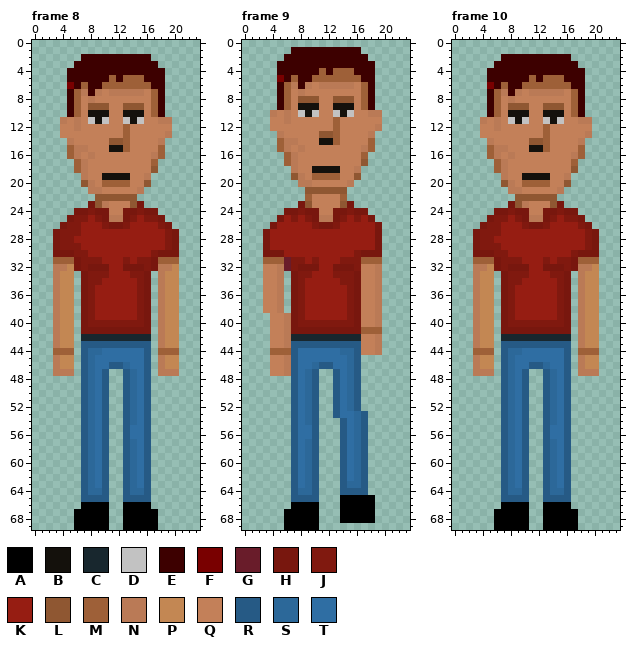
One commit to this pixel-art file: game/assets_sources/worker/worker.ase. The first picture shows the starting point.
24x70 pixels, 24 frames. Shown: frame 8, frame 9, frame 10. The commit also changed other frames, which this record leaves out.
Palette (. is transparent): A #000000  B #14110c  C #18272e  D #c2c2c2  E #3d0000  F #790000  G #691c2a  H #78170e  J #80190f  K #961d12  L #8f5732  M #9e6038  N #ba7a56  P #c38753  Q #c38059  R #265a85  S #2c6899  T #2f6ea3
Pixels before, frame 8, first column x 3:
 2 ....EEEEEEEEEE....
 3 ...EEEEEEEEEEEE...
 4 ..EEEEEEEEEEEEEE..
 5 ..EEEEEEMEMMMEEE..
 6 ..FEMEEMMMMMMMEE..
 7 ..EMNENQNNNNNQME..
 8 ..EMQNQQQQQQQQME..
 9 ..EMQLLLQQLLLQME..
10 ..EMQBBBQQBBBQME..
11 .NQNQDBDQQDBDQQNN.
12 .QQNQQQQQQMQQQQQQ.
13 .QQQQQQQQQMQQQQQN.
14 ..NQQQQQLLMQQQQN..
15 ..MNNQQQBBMQQQQM..
16 ..MNQNQQQQQQQQNM..
17 ...MNQQQQQQQQQM...
18 ...MNQQQQQQQQQL...
19 ....NQQBBBBQQN....
20 ....LNQMMMMQQL....
21 .....NNQQQQQN.....
22 ......LLLLLL......
23 .....HLNQQQLH.....
24 ...HHJHHQQHHJHH...
25 ..HJJKJHNNHJKJJH..
26 .HJJKKKJHHJKKKKJH.
27 HJJJKKKKKKKKKKKKJH
28 HJJKKKKKKKKKKKKKJH
29 HJJJKKKKKKKKKKKKJH
30 HHHJJKKKKKKKKKJHHH
31 MMMHJJJKKKJKJJHMMM
32 NNPHJHHHKKHHHJHNNP
33 NPP.HJJJKKKJJH.NPP
34 NPP.HJJKKKKKJH.NPP
35 NPP.HJKKKKKKJH.NPP
36 NPP.HJKKKKKKJH.NPP
37 NPP.HJKKKKKKJH.NPP
38 NPP.HJKKKKKKJH.NPP
39 NPP.HJKKKKKKJH.NPP
40 NPP.HJJJJJJJJH.NPP
41 NPP.HHHHHHHHHH.NPP
42 NPP.CCCCCCCCCC.NPP
43 NPP.RRRRRRRRRR.NPP
44 MMM.RSSTTTTTTR.MMM
45 NPP.RSTTTTTTTR.NPP
46 NPP.RSTTRRSTTR.NPP
47 NNN.RSTR..RSTR.NNN
48 ....RSTR..RSTR....
49 ....RSTR..RSTR....
50 ....RSTR..RSTR....
51 ....RSTR..RSTR....
52 ....RSTR..RSTR....
53 ....RSTR..RSTR....
54 ....RSTR..RSTR....
55 ....RSTR..RTTR....
56 ....RSTR..RTTR....
57 ....RSTR..RSTR....
58 ....RSTR..RSTR....
59 ....RSTR..RSTR....
60 ....RSTR..RSTR....
61 ....RSTR..RSTR....
62 ....RSTR..RSTR....
63 ....RSTR..RSTR....
64 ....RSSR..RSSR....
65 ....RRRR..RRRR....
66 ....AAAA..AAAA....
67 ...AAAAA..AAAAA...
68 ...AAAAA..AAAAA...
69 ...AAAAA..AAAAA...
Pixels before, frame 9, first column x 3:
 1 ....EEEEEEEEEE...
 2 ...EEEEEEEEEEEE..
 3 ..EEEEEEEEEEEEEE.
 4 ..EEEEEEMEMMMEEE.
 5 ..FEMEEMMMMMMMEE.
 6 ..EMNENQNNNNNQME.
 7 ..EMQNQQQQQQQQME.
 8 ..EMQLLLQQLLLQME.
 9 ..EMQBBBQQBBBQME.
10 .NQNQDBDQQDBDQQNN
11 .QQNQQQQQQMQQQQQQ
12 .QQQQQQQQQMQQQQQN
13 ..NQQQQQLLMQQQQN.
14 ..MNNQQQBBMQQQQM.
15 ..MNQNQQQQQQQQNM.
16 ...MNQQQQQQQQQM..
17 ...MNQQQQQQQQQL..
18 ....NQQBBBBQQN...
19 ....LNQMMMMQQL...
20 .....NNQQQQQN....
21 ......LLLLLL.....
22 ......MQQQQM.....
23 .....HLQQQQLH....
24 ...HHJHHQQHHJHH..
25 ..HKJKJHNNHJKJKH.
26 .HKKKKKJHHJKKKKKH
27 HKKKKKKKKKKKKKKKH
28 HKKKKKKKKKKKKKKKH
29 HKKKKKKKKKKKKKKKH
30 HHHKKKKKKKKKKJHHH
31 MMMGJJKJKKKJJJMMM
32 QQNGJHHHKKHHHJQQN
33 QQN.HJJKKKJJJHQQN
34 QQN.HJKKKKKJJHQQN
35 QQN.HJKKKKKKJHQQN
36 QQN.HJKKKKKKJHQQN
37 QQN.HJKKKKKKJHQQN
38 QQN.HJKKKKKKJHQQN
39 .QQNHJKKKKKKJHQQN
40 .QQNHJJJJJJJJHQQN
41 .QQNHHHHHHHHHHMMM
42 .QQNCCCCCCCCCCQQN
43 .QQNRRRRRRRRRRQQN
44 .MMMRTTTTTTSSRQQN
45 .QQNRTTTTTTTSR...
46 .QQNRTTSRRTTSR...
47 .QQNRTSR..RTSR...
48 ....RTSR..RTSR...
49 ....RTSR..RTSR...
50 ....RTSR..RTSR...
51 ....RTSR..RTSR...
52 ....RTSR..RTSR...
53 ....RTSR..RTTSR..
54 ....RTSR...RTSR..
55 ....RTTR...RTSR..
56 ....RTTR...RTSR..
57 ....RTSR...RTSR..
58 ....RTSR...RTSR..
59 ....RTSR...RTSR..
60 ....RTSR...RTSR..
61 ....RTSR...RTSR..
62 ....RTSR...RTSR..
63 ....RTSR...RSSR..
64 ....RSSR...RRRR..
65 ....RRRR...AAAAA.
66 ....AAAA...AAAAA.
67 ...AAAAA...AAAAA.
68 ...AAAAA...AAAAA.
69 ...AAAAA.........
Pixels before, frame 10, first column x 3:
 2 ....EEEEEEEEEE....
 3 ...EEEEEEEEEEEE...
 4 ..EEEEEEEEEEEEEE..
 5 ..EEEEEEMEMMMEEE..
 6 ..FEMEEMMMMMMMEE..
 7 ..EMNENQNNNNNQME..
 8 ..EMQNQQQQQQQQME..
 9 ..EMQLLLQQLLLQME..
10 ..EMQBBBQQBBBQME..
11 .NQNQDBDQQDBDQQNN.
12 .QQNQQQQQQMQQQQQQ.
13 .QQQQQQQQQMQQQQQN.
14 ..NQQQQQLLMQQQQN..
15 ..MNNQQQBBMQQQQM..
16 ..MNQNQQQQQQQQNM..
17 ...MNQQQQQQQQQM...
18 ...MNQQQQQQQQQL...
19 ....NQQBBBBQQN....
20 ....LNQMMMMQQL....
21 .....NNQQQQQN.....
22 ......LLLLLL......
23 .....HLNQQQLH.....
24 ...HHJHHQQHHJHH...
25 ..HJJKJHNNHJKJJH..
26 .HJJKKKJHHJKKKKJH.
27 HJJJKKKKKKKKKKKKJH
28 HJJKKKKKKKKKKKKKJH
29 HJJJKKKKKKKKKKKKJH
30 HHHJJKKKKKKKKKJHHH
31 MMMHJJJKKKJKJJHMMM
32 NNPHJHHHKKHHHJHNNP
33 NPP.HJJJKKKJJH.NPP
34 NPP.HJJKKKKKJH.NPP
35 NPP.HJKKKKKKJH.NPP
36 NPP.HJKKKKKKJH.NPP
37 NPP.HJKKKKKKJH.NPP
38 NPP.HJKKKKKKJH.NPP
39 NPP.HJKKKKKKJH.NPP
40 NPP.HJJJJJJJJH.NPP
41 NPP.HHHHHHHHHH.NPP
42 NPP.CCCCCCCCCC.NPP
43 NPP.RRRRRRRRRR.NPP
44 MMM.RSSTTTTTTR.MMM
45 NPP.RSTTTTTTTR.NPP
46 NPP.RSTTRRSTTR.NPP
47 NNN.RSTR..RSTR.NNN
48 ....RSTR..RSTR....
49 ....RSTR..RSTR....
50 ....RSTR..RSTR....
51 ....RSTR..RSTR....
52 ....RSTR..RSTR....
53 ....RSTR..RSTR....
54 ....RSTR..RSTR....
55 ....RSTR..RTTR....
56 ....RSTR..RTTR....
57 ....RSTR..RSTR....
58 ....RSTR..RSTR....
59 ....RSTR..RSTR....
60 ....RSTR..RSTR....
61 ....RSTR..RSTR....
62 ....RSTR..RSTR....
63 ....RSTR..RSTR....
64 ....RSSR..RSSR....
65 ....RRRR..RRRR....
66 ....AAAA..AAAA....
67 ...AAAAA..AAAAA...
68 ...AAAAA..AAAAA...
69 ...AAAAA..AAAAA...
The same view after the edit:
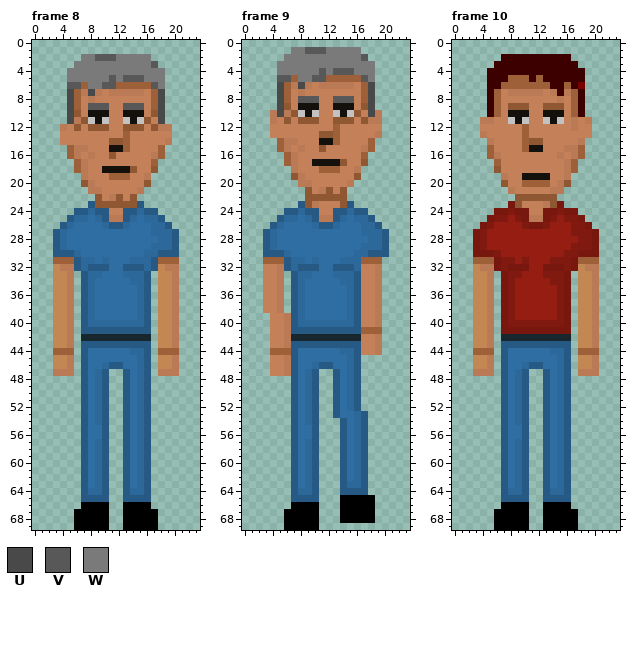
Colours new in this view: U #494949  V #585858  W #7a7a7a
Change:
Frame 8:
y 2: x 7..16 EEEEEEEEEE -> WWVVVWWWWW
y 3: x 6..17 EEEEEEEEEEEE -> WWWWWWWWWWWV
y 4: x 5..18 EEEEEEEEEEEEEE -> WWWWWWWWWWWWWW
y 5: x 5..18 EEEEEEMEMMMEEE -> WWWWWWVWVVVWWW
y 6: x 5..6 FE -> VV; x 8..11 EEMM -> WWVV; x 17..18 EE -> VW
y 7: x 5 E -> U; x 8 E -> U; x 18 E -> U
y 8: x 5 E -> U; x 18 E -> U
y 9: x 5 E -> U; x 8..10 LLL -> VVV; x 13..15 LLL -> VVV; x 18 E -> U
y 10: x 5..6 EM -> UL; x 17..18 ME -> LU
y 11: x 4..5 NQ -> .U; x 7 Q -> L; x 16 Q -> L; x 18..19 NN -> U.
y 12: x 4 Q -> N; x 6 N -> L; x 8..10 QQQ -> LLL; x 13..15 MQQ -> LLL; x 17..19 QQQ -> LNN
y 13: x 19 N -> Q
y 14: x 4..5 .N -> QQ; x 18..19 N. -> QN
y 16: x 11 Q -> L
y 18: x 10..14 QQQQQ -> BBBBL
y 19: x 10..13 BBBB -> QMMM
y 20: x 10..13 MMMM -> QQQQ
y 22: x 10..11 LL -> QN; x 13 L -> Q
y 23: x 8 H -> R; x 10..13 NQQQ -> LLLL; x 15 H -> R
y 24: x 6..10 HHJHH -> RRSRR; x 13..17 HHJHH -> RRSRR
y 25: x 5..10 HJJKJH -> RSSTSR; x 13..18 HJKJJH -> RSTSSR
y 26: x 4..19 HJJKKKJHHJKKKKJH -> RSTTTTSRRSTTTSSR
y 27: x 3..20 HJJJKKKKKKKKKKKKJH -> RSTTTTTTTTTTTTSSSR
y 28: x 3..20 HJJKKKKKKKKKKKKKJH -> RSTTTTTTTTTTTTTSSR
y 29: x 3..20 HJJJKKKKKKKKKKKKJH -> RSTTTTTTTTTTTTSSSR
y 30: x 3..20 HHHJJKKKKKKKKKJHHH -> RRRSTTTTTTTTTSSRRR
y 31: x 6..17 HJJJKKKJKJJH -> RSSTSTTTSSSR
y 32: x 3 N -> P; x 5..18 PHJHHHKKHHHJHN -> NRSRRRTTRRRSRP; x 20 P -> N
y 33: x 3 N -> P; x 5 P -> N; x 7..16 HJJJKKKJJH -> RSSTTTSSSR; x 18 N -> P; x 20 P -> N
y 34: x 3 N -> P; x 5 P -> N; x 7..16 HJJKKKKKJH -> RSTTTTTSSR; x 18 N -> P; x 20 P -> N
y 35..39: x 3 N -> P; x 5 P -> N; x 7..16 HJKKKKKKJH -> RSTTTTTTSR; x 18 N -> P; x 20 P -> N
y 40: x 3 N -> P; x 5 P -> N; x 7..16 HJJJJJJJJH -> RSSSSSSSSR; x 18 N -> P; x 20 P -> N
y 41: x 3 N -> P; x 5 P -> N; x 7..16 HHHHHHHHHH -> RRRRRRRRRR; x 18 N -> P; x 20 P -> N
y 42..43: x 3 N -> P; x 5 P -> N; x 18 N -> P; x 20 P -> N
y 44: x 8..9 SS -> TT; x 14..15 TT -> SS
y 45: x 3 N -> P; x 5 P -> N; x 8 S -> T; x 15 T -> S; x 18 N -> P; x 20 P -> N
y 46: x 3 N -> P; x 5 P -> N; x 8 S -> T; x 10 T -> S; x 13 S -> T; x 15 T -> S; x 18 N -> P; x 20 P -> N
y 47..54: x 8..9 ST -> TS; x 14..15 ST -> TS
y 55..56: x 8 S -> T; x 15 T -> S
y 57..63: x 8..9 ST -> TS; x 14..15 ST -> TS
Frame 9:
y 1: x 7..16 EEEEEEEEEE -> WWVVVWWWWW
y 2: x 6..17 EEEEEEEEEEEE -> WWWWWWWWWWWV
y 3: x 5..18 EEEEEEEEEEEEEE -> WWWWWWWWWWWWWW
y 4: x 5..18 EEEEEEMEMMMEEE -> WWWWWWVWVVVWWW
y 5: x 5..6 FE -> VV; x 8..11 EEMM -> WWVV; x 17..18 EE -> VW
y 6: x 5 E -> U; x 8 E -> U; x 18 E -> U
y 7: x 5 E -> U; x 18 E -> U
y 8: x 5 E -> U; x 8..10 LLL -> VVV; x 13..15 LLL -> VVV; x 18 E -> U
y 9: x 5..6 EM -> UL; x 17..18 ME -> LU
y 10: x 5 Q -> U; x 7 Q -> L; x 16 Q -> L; x 18 N -> U
y 11: x 4 Q -> N; x 6 N -> L; x 8..10 QQQ -> LLL; x 13..15 MQQ -> LLL; x 17..19 QQQ -> LNN
y 12: x 19 N -> Q
y 13: x 4..5 .N -> QQ; x 18..19 N. -> QN
y 15: x 11 Q -> L
y 17: x 10..14 QQQQQ -> BBBBL
y 18: x 10..13 BBBB -> QMMM
y 19: x 10..13 MMMM -> QQQQ
y 21: x 10..11 LL -> QN; x 13 L -> Q
y 22: x 9..14 MQQQQM -> LLLLLL
y 23: x 8 H -> R; x 10 Q -> N; x 15 H -> R
y 24: x 6..10 HHJHH -> RRSRR; x 13..17 HHJHH -> RRSRR
y 25: x 5..10 HKJKJH -> RSSTSR; x 13..18 HJKJKH -> RSTSSR
y 26: x 4..19 HKKKKKJHHJKKKKKH -> RSTTTTSRRSTTTSSR
y 27: x 3..20 HKKKKKKKKKKKKKKKH. -> RSTTTTTTTTTTTTSSSR
y 28: x 3..20 HKKKKKKKKKKKKKKKH. -> RSTTTTTTTTTTTTTSSR
y 29: x 3..20 HKKKKKKKKKKKKKKKH. -> RSTTTTTTTTTTTTSSSR
y 30: x 3..20 HHHKKKKKKKKKKJHHH. -> RRRSTTTTTTTTTSSRRR
y 31: x 6..16 GJJKJKKKJJJ -> RSSTSTTTSSS
y 32: x 6..16 GJHHHKKHHHJ -> RSRRRTTRRRS
y 33: x 7..16 HJJKKKJJJH -> RSSTTTSSSR
y 34: x 7..16 HJKKKKKJJH -> RSTTTTTSSR
y 35..39: x 7..16 HJKKKKKKJH -> RSTTTTTTSR
y 40: x 7..16 HJJJJJJJJH -> RSSSSSSSSR
y 41: x 7..16 HHHHHHHHHH -> RRRRRRRRRR
Frame 10:
y 5: x 8..15 EEEMEMMM -> MMMEMEEE
y 6: x 5 F -> E; x 8..9 EE -> MM; x 14..15 MM -> EE; x 18 E -> F
y 7: x 7..8 NE -> QN; x 10 Q -> N; x 13 N -> Q; x 15..16 NQ -> EN
y 8: x 8 N -> Q; x 15 Q -> N
y 11: x 5..6 QN -> NQ; x 17..18 QN -> NQ
y 12: x 6 N -> Q; x 10 Q -> M; x 13 M -> Q; x 17 Q -> N
y 13: x 4 Q -> N; x 10 Q -> M; x 13 M -> Q; x 19 N -> Q
y 14: x 10 Q -> M; x 13 M -> Q
y 15: x 6..7 NN -> QQ; x 10 Q -> M; x 13 M -> Q; x 16..17 QQ -> NN
y 16: x 8 N -> Q; x 15 Q -> N
y 17: x 7 N -> Q; x 16 Q -> N
y 18: x 6..7 MN -> LQ; x 16..17 QL -> NM
y 20: x 8 N -> Q; x 15 Q -> N
y 21: x 9 N -> Q; x 14 Q -> N
y 23: x 10 N -> Q; x 13 Q -> N
y 26: x 6 J -> K; x 17 K -> J
y 27: x 5..6 JJ -> KK; x 17..18 KK -> JJ
y 28: x 5 J -> K; x 18 K -> J
y 29: x 5..6 JJ -> KK; x 17..18 KK -> JJ
y 30: x 7 J -> K; x 16 K -> J
y 31: x 9..10 JK -> KJ; x 13..14 JK -> KJ
y 32: x 3 N -> P; x 5 P -> N; x 18 N -> P; x 20 P -> N
y 33: x 3 N -> P; x 5 P -> N; x 10 J -> K; x 13 K -> J; x 18 N -> P; x 20 P -> N
y 34: x 3 N -> P; x 5 P -> N; x 9 J -> K; x 14 K -> J; x 18 N -> P; x 20 P -> N
y 35..43: x 3 N -> P; x 5 P -> N; x 18 N -> P; x 20 P -> N
y 44: x 8..9 SS -> TT; x 14..15 TT -> SS
y 45: x 3 N -> P; x 5 P -> N; x 8 S -> T; x 15 T -> S; x 18 N -> P; x 20 P -> N
y 46: x 3 N -> P; x 5 P -> N; x 8 S -> T; x 10 T -> S; x 13 S -> T; x 15 T -> S; x 18 N -> P; x 20 P -> N
y 47..54: x 8..9 ST -> TS; x 14..15 ST -> TS
y 55..56: x 8 S -> T; x 15 T -> S
y 57..63: x 8..9 ST -> TS; x 14..15 ST -> TS
Pixel boxes of the changes (left, top, right, bottom) in both pictures:
changed: (53, 54, 179, 488)
changed: (270, 47, 382, 138)
changed: (263, 145, 389, 334)
changed: (473, 75, 599, 488)
